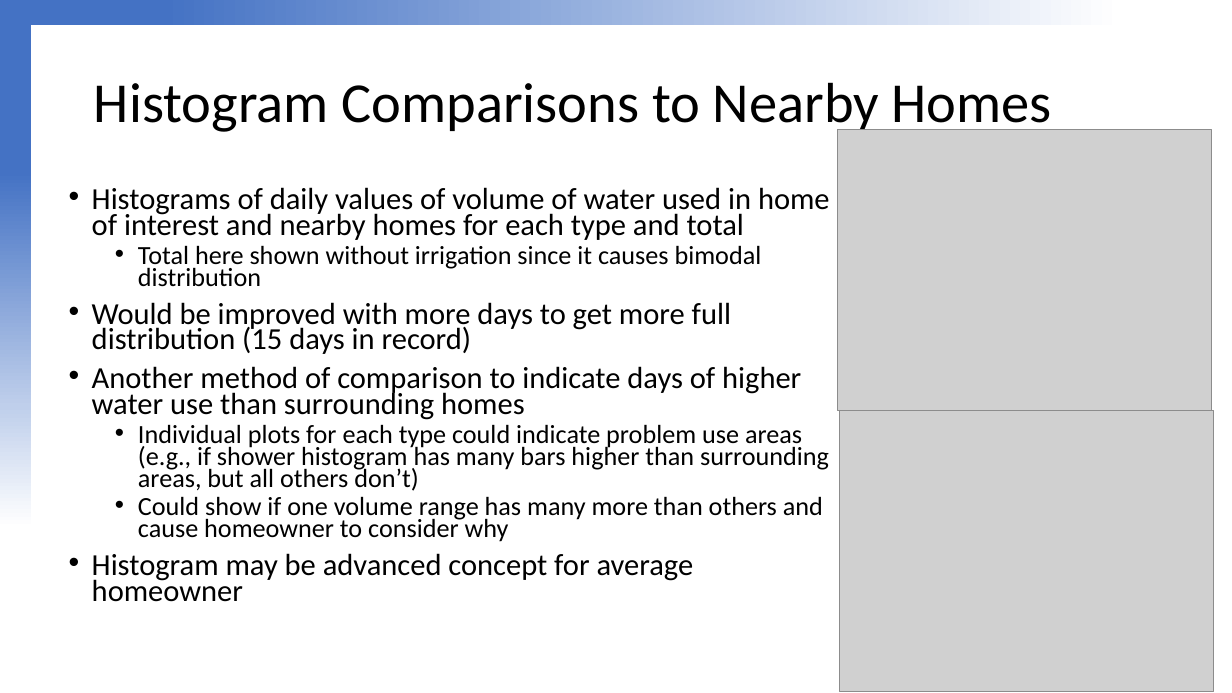
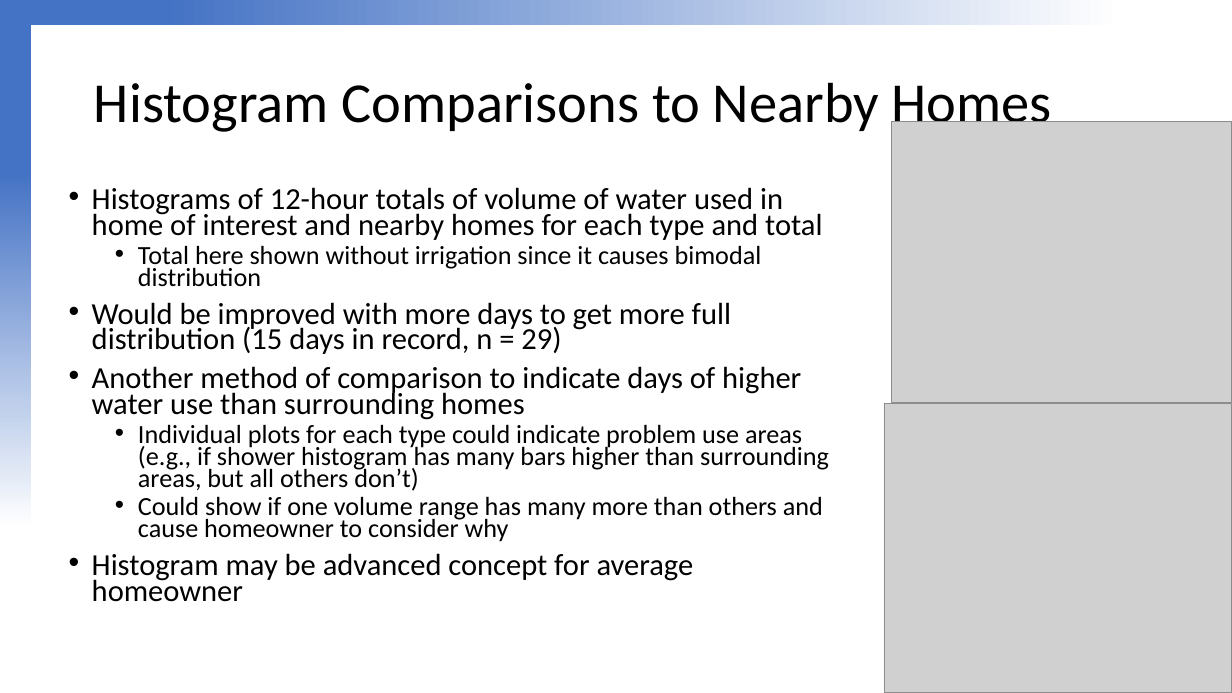
Before and after one commit to jesserowles/Data_Visualization_Challenge_2020, a slide deck: slide 17 of Data Visualization Challenge 2020 JLR.pptx. Drawn at 1232x693 pixels with LibreOffice and Linux fonts; fonts in the diff are those of the drawing; grey boxes stand for pictures; background and template pictures are left out. Boxes give left, top, right and bottom in pixels: in the first picture for what was removed or moved away, otherwise in the second. Text is boxed around its words. In the diff, an @@ line names an element or a change of style, - is before the commit and + after.

```diff
--- a/Data Visualization Challenge 2020 JLR.pptx
+++ b/Data Visualization Challenge 2020 JLR.pptx
@@ picture: place and size @@
-picture at [837, 129, 1212, 410]
+picture at [892, 122, 1232, 403]
@@ text at [92, 187, 822, 240]: text changed @@
-• Histograms of daily values of volume of water used in home of interest and nearby homes for each type and total
+• Histograms of 12-hour totals of volume of water used in home of interest and nearby homes for each type and total
@@ text at [92, 302, 731, 354]: text changed @@
-• Would be improved with more days to get more full distribution (15 days in record)
+• Would be improved with more days to get more full distribution (15 days in record, n = 29)
@@ picture: place and size @@
-picture at [839, 410, 1214, 691]
+picture at [884, 403, 1232, 693]
```
Also in this commit, not shown: 15 other files.
